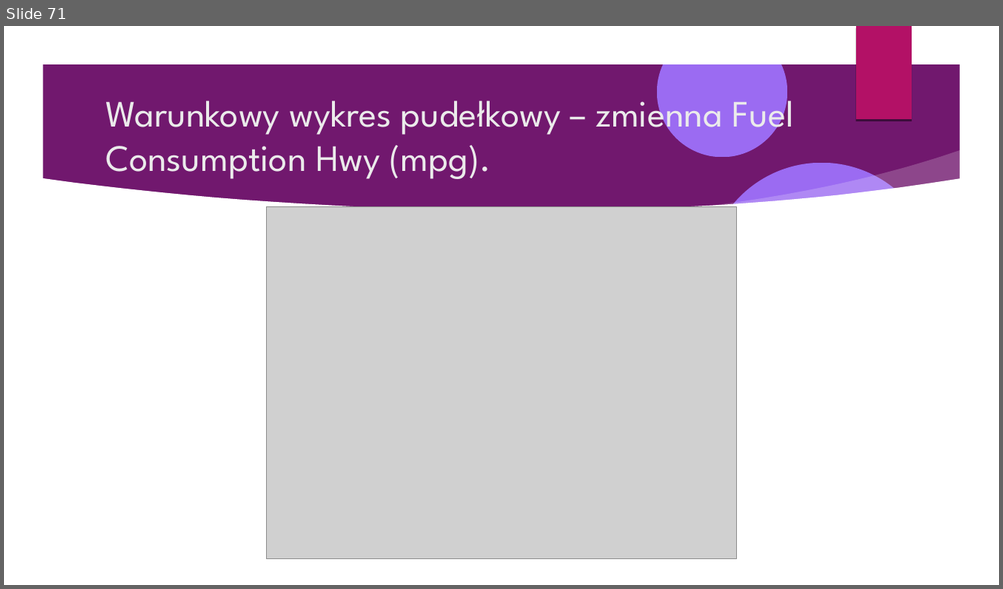
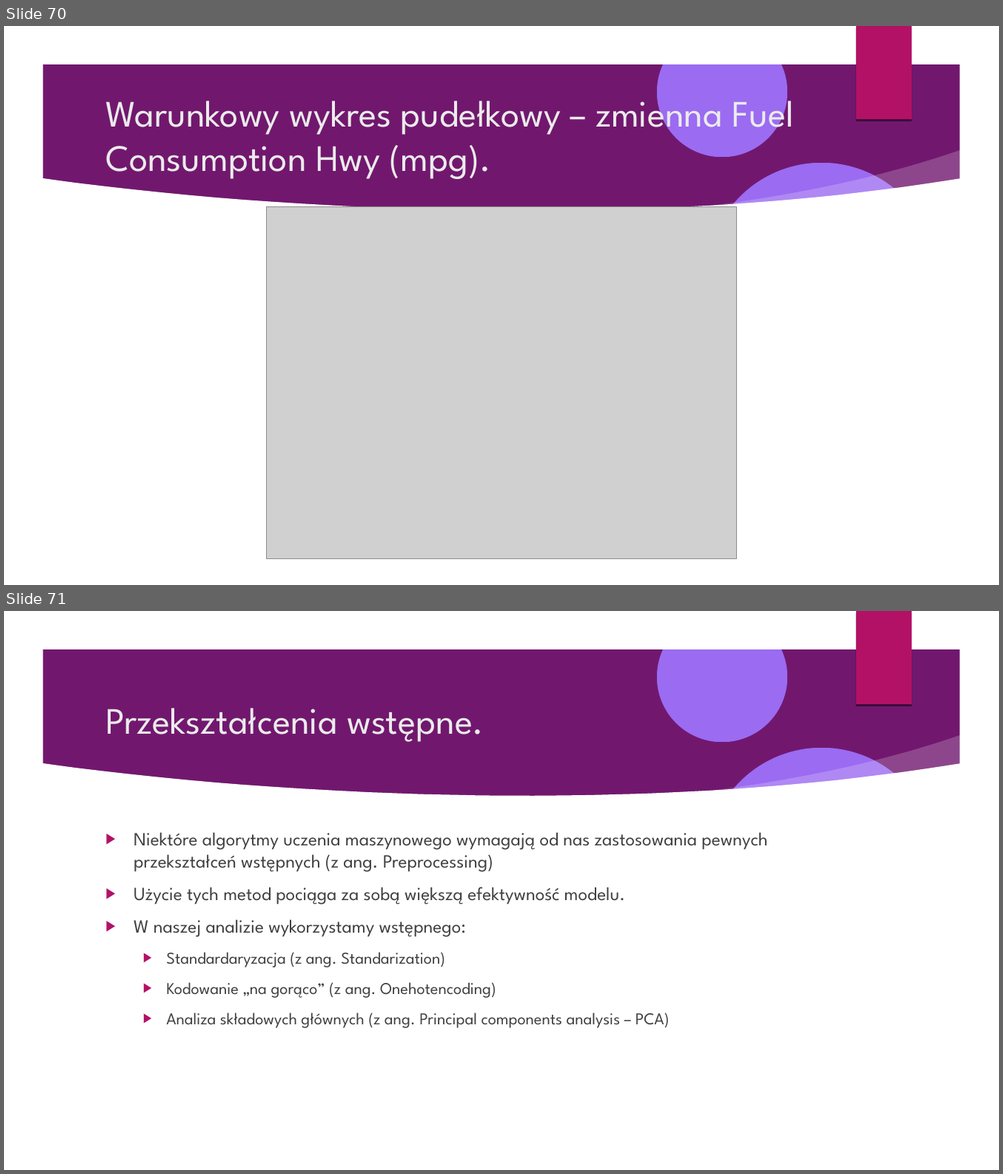
Before and after one commit to Pawel-Tomasz-Nowak/Scientific-collaboration, a slide deck: EmissionAnalysis/Prezentacja projektu.odp. Shown one above the other, each under a label of ours: slide 71 before the commit, slides 70 and 71 after it. The pictures are 1003x589 and 1003x1174 pixels, drawn with LibreOffice and Linux fonts; fonts in the diff are those of the drawing; grey boxes stand for pictures; background and template pictures are left out. Boxes give left, top, right and bottom in pixels: in the first picture for what was removed or moved away, otherwise in the second. Text is boxed around its words. In the diff, an @@ line names an element or a change of style, - is before the commit and + after.

```diff
--- a/EmissionAnalysis/Prezentacja projektu.odp
+++ b/EmissionAnalysis/Prezentacja projektu.odp
@@ slide 71 added at <box>4,611,999,1170</box>, background picture (left out); not listed: 9 template elements that a slide beside it also shows @@
@@ title added at <box>105,708,484,742</box>, 36 pt, text #EBEBEB @@
+Przekształcenia wstępne.
@@ text added at <box>134,832,767,1028</box>, 18 pt, text #404040 @@
+▶ Niektóre algorytmy uczenia maszynowego wymagają od nas zastosowania pewnych przekształceń wstępnych (z ang. Preprocessing)
+▶ Użycie tych metod pociąga za sobą większą efektywność modelu.
+▶ W naszej analizie wykorzystamy wstępnego:
+  ▶ Standardaryzacja (z ang. Standarization)
+  ▶ Kodowanie „na gorąco” (z ang. Onehotencoding)
+  ▶ Analiza składowych głównych (z ang. Principal components analysis – PCA)
@@ what was slide 71 is now slide 70 @@
```
Also in this commit, not shown: 4 slides changed, 3 other slides added, 1 slide removed, 3 other files.
